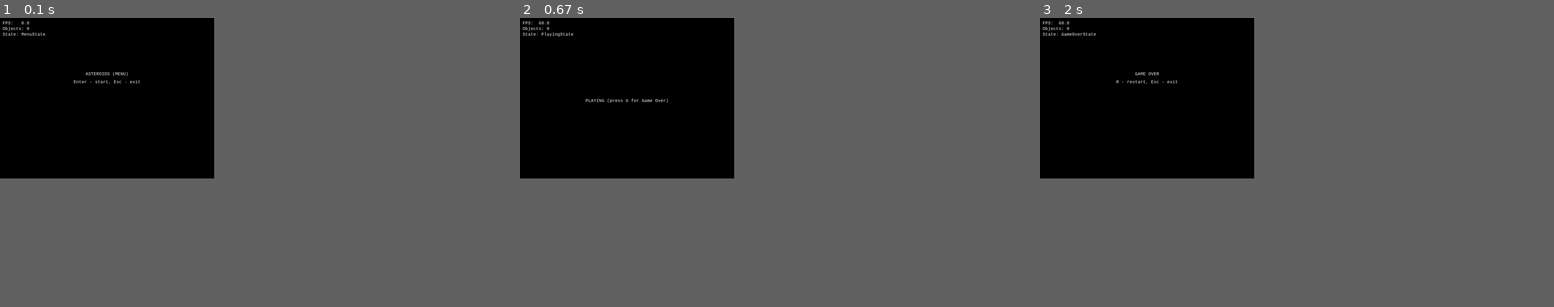
Above: before the commit, frames 1-3 (left to right).
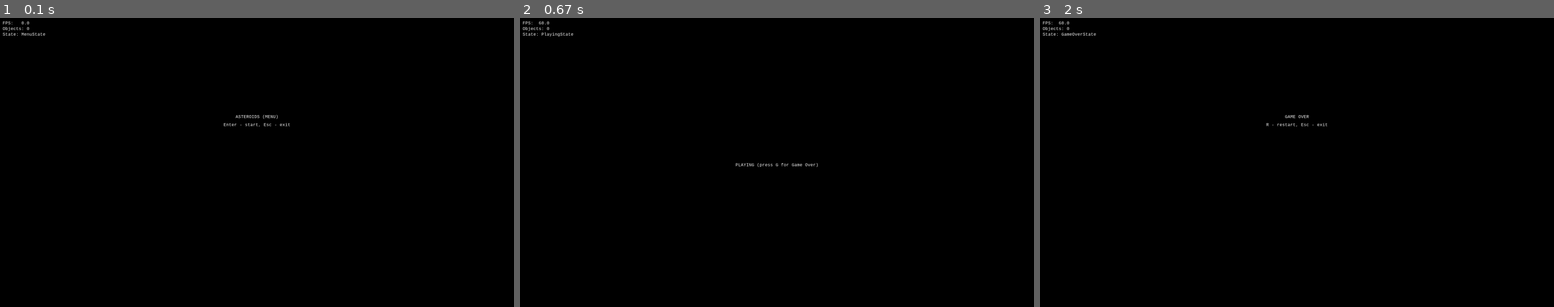
Above: after the commit, the same moments.

Repository: Ger-Ostap12/pyGame_3_kurs
Game: pygame game, started from main.py
Same seed, same stepped clock (60 frames per second), same inputs: the game is played once before the commit and once after it.
Inputs:
- Up to frame 1 (0.1 s): no input
- Up to frame 2 (0.67 s): tap Enter at 0.33 s
- Up to frame 3 (2 s): tap G at 0.67 s
In our replay, the window is 375x281 before the commit and 900x506 after it. These sizes can differ from the game's own. Grey fills any space a smaller window leaves; there, only what the larger window draws over its background counts as a difference.

The runs differ from the first frame. In frame 1, 0.2% of the frame differs, in the area x 14-57%, y 18-38%; in frame 2, 0.2%; in frame 3, 0.2%.

Commit message:
вынес настройки в config и добавил логирование ядра

Diff:
--- /dev/null
+++ b/core/config.py
@@ -0,0 +1,13 @@
+from __future__ import annotations
+
+import pygame
+
+# Общие настройки окна и игры
+WINDOW_SIZE = (1920, 1080)
+FPS = 60
+
+# Цвета и шрифт по умолчанию
+BG_COLOR = pygame.Color("black")
+TEXT_COLOR = pygame.Color("white")
+FONT_NAME = "consolas"
+FONT_SIZE = 18
--- a/core/game.py
+++ b/core/game.py
@@ -4,8 +4,10 @@
 
 import pygame
 
+from .config import WINDOW_SIZE, FPS, BG_COLOR, TEXT_COLOR, FONT_NAME, FONT_SIZE
 from .game_object import GameObject
 from .input import Input
+from .log import log
 from .states import (
     BaseState,
     GameStateId,
@@ -18,8 +20,8 @@
 class Game:
     def __init__(
         self,
-        size: Tuple[int, int] = (800, 600),
-        fps: int = 60,
+        size: Tuple[int, int] = WINDOW_SIZE,
+        fps: int = FPS,
     ) -> None:
         self.size = size
         self.fps = fps
@@ -30,9 +32,9 @@
         self.clock = pygame.time.Clock()
         self.running = False
 
-        self.font = pygame.font.SysFont("consolas", 18)
-        self.bg_color = pygame.Color("black")
-        self.text_color = pygame.Color("white")
+        self.font = pygame.font.SysFont(FONT_NAME, FONT_SIZE)
+        self.bg_color = BG_COLOR
+        self.text_color = TEXT_COLOR
 
         # Менеджер ввода
         self.input = Input()
@@ -45,6 +47,8 @@
         self._states: Dict[GameStateId, BaseState] = {}
         self._current_state: BaseState | None = None
         self._init_states()
+
+        log("Game initialized with size", self.size, "and FPS", self.fps)
 
     # --- управление состояниями ---
 
@@ -62,6 +66,7 @@
 
         self._current_state = self._states[state_id]
         self._current_state.enter()
+        log("Change state to", state_id.name)
 
     # --- менеджер объектов ---
 
@@ -96,6 +101,7 @@
 
     def run(self) -> None:
         self.running = True
+        log("Game loop started")
 
         while self.running:
             self.input.begin_frame()
@@ -108,6 +114,8 @@
             self._draw()
 
             pygame.display.flip()
+
+        log("Game loop stopped")
 
     def stop(self) -> None:
         self.running = False
@@ -139,7 +147,6 @@
     # --- отладочный overlay ---
 
     def _draw_debug_overlay(self) -> None:
-        """Показывает FPS, количество объектов и текущее состояние."""
         lines = [
             f"FPS: {self.clock.get_fps():5.1f}",
             f"Objects: {len(self.game_objects)}",
--- /dev/null
+++ b/core/log.py
@@ -0,0 +1,13 @@
+from __future__ import annotations
+
+import datetime
+import sys
+from typing import Any
+
+
+def log(*args: Any) -> None:
+    """Простое логирование с таймстампом в stdout."""
+    timestamp = datetime.datetime.now().strftime("%H:%M:%S")
+    message = " ".join(str(a) for a in args)
+    sys.stdout.write(f"[{timestamp}] {message}\n")
+    sys.stdout.flush()
